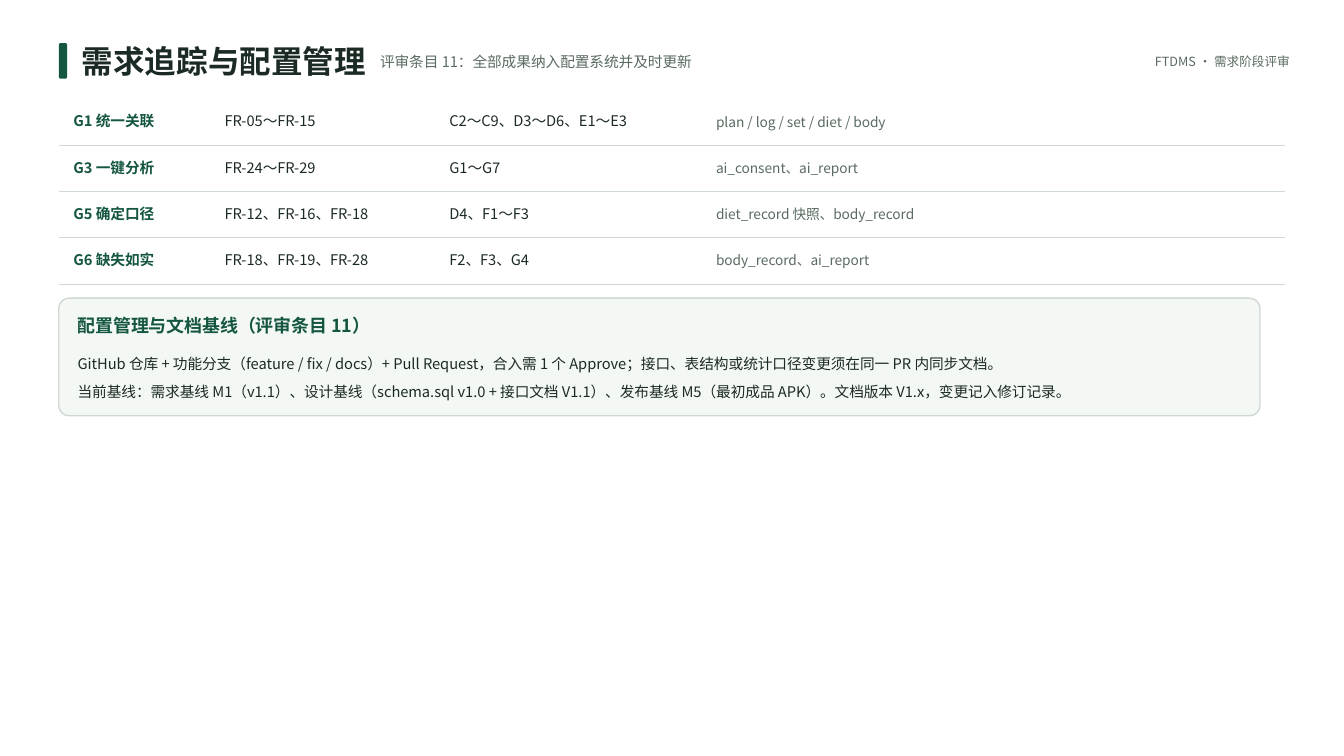
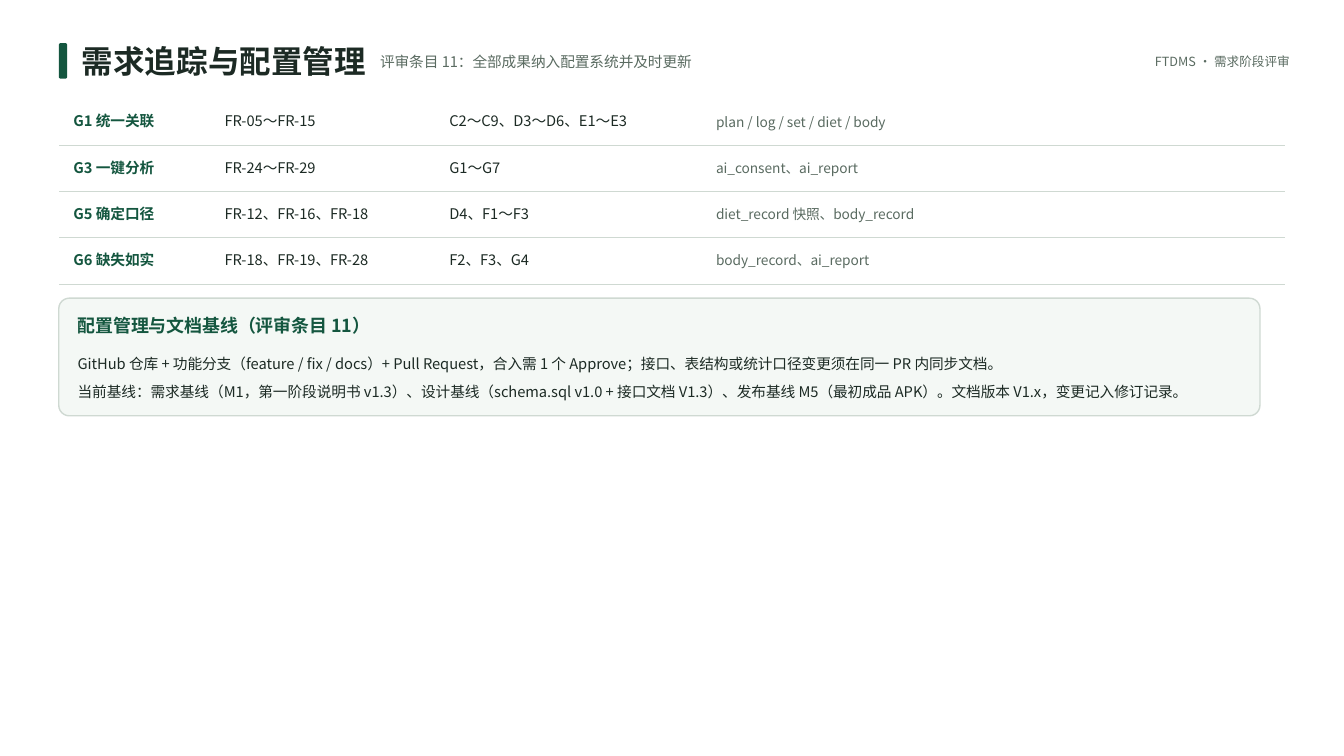
Before and after one commit to dianwanyue/fitness-training-diet, a slide deck: slide 16 of docs/需求分析/健身训练与饮食管理系统_需求阶段评审.pptx. Drawn at 1344x756 pixels with LibreOffice and Linux fonts; fonts in the diff are those of the drawing. Boxes give left, top, right and bottom in pixels: in the first picture for what was removed or moved away, otherwise in the second. Text is boxed around its words. In the diff, an @@ line names an element or a change of style, - is before the commit and + after.

Commit message:
docs: 统一 SDP / SRS / 评审 PPT 的跨文档口径
一、互相引用的版本对齐
- SRS 引用文件：第一阶段说明书 v1.1→v1.3、SDP V1.4→V1.6；1.2 基线与 V1.3 修订记录同步
- SDP 1.5 基线 / 第 2 章引用文件 / 3.2 交付文档：接口文档 V1.2→V1.3、SRS→V1.3、第一阶段→v1.3、
  技术版本锁定表→v1.3、ECharts 引用 5.5.x→6.x
- 第一阶段说明书升 v1.3（2026-11-07）：ECharts 5.5.x→6.x、Node 20 LTS→≥22.12（与实现一致），
  需求、接口与排期口径不变；README 索引同步为 v1.3

二、事实与统计口径
- PPT 第 3 页：当前节点 W5 / M2（10-25 起）→ W6 / M3（计划 11-08），卡片正文改为 11-04 联调完成后的状态
- PPT 第 17 页：下阶段计划 W6–W9 → W6 收尾—W9，W6 标注 11-04 已完成本地联调、M3 按计划 11-08 验收
- PPT 第 11 页：user_account 归属「其余 11 张表」→「7 张私有表」，与 SRS E-R 图一致
- PPT 第 19 页：方文锦交付「8 个接口族 43 个接口的服务端实现」→「A–F、H 七族 36 个接口（G 族 7 个排 W7–W9）」
- PPT 第 16 页：配置管理基线接口文档 V1.1→V1.3，需求基线注明第一阶段说明书 v1.3
- PPT 第 4 页：会议纪要 10-14 一份 → 10-14 / 11-01 / 11-04 三份
- PPT 第 13 页：AI 授权范围改为 scope=BODY_DIET_TRAINING_30D + periodDays 7/30 的准确表述
- PPT 第 9 页：NFR-08 索引、NFR-09 AI 超时与 SRS 表 3-12 逐项对齐
- SDP 10.1：数据库字段「约 120 个」→「110 个」（按 schema.sql 实测）；3.2 中 SRS 内容要点补 E-R 图与功能建模
- SRS：开发环境 Node 20→Node.js ≥22.12 + Vite 7（与 3.11 一致）；1.3 附录说明补齐附录 A–D；
  表 4-1 补 NFR-12 行；5002 明确为「降级不返回」，与 FR-29 及 PPT「不可用即降级」一致

```diff
--- a/docs/需求分析/健身训练与饮食管理系统_需求阶段评审.pptx
+++ b/docs/需求分析/健身训练与饮食管理系统_需求阶段评审.pptx
@@ text at bbox=[78, 384, 1187, 401]: text changed @@
-当前基线：需求基线 M1（v1.1）、设计基线（schema.sql v1.0 + 接口文档 V1.1）、发布基线 M5（最初成品 APK）。文档版本 V1.x，变更记入修订记录。
+当前基线：需求基线（M1，第一阶段说明书 v1.3）、设计基线（schema.sql v1.0 + 接口文档 V1.3）、发布基线 M5（最初成品 APK）。文档版本 V1.x，变更记入修订记录。
```
Also in this commit, not shown: 8 other slides changed, 4 other files.
